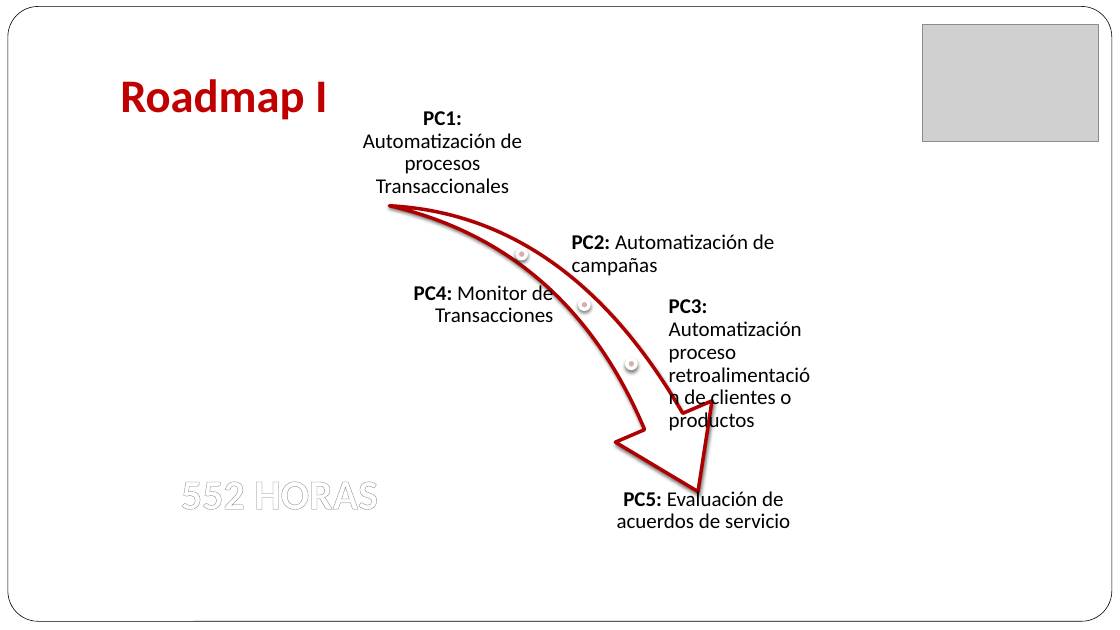
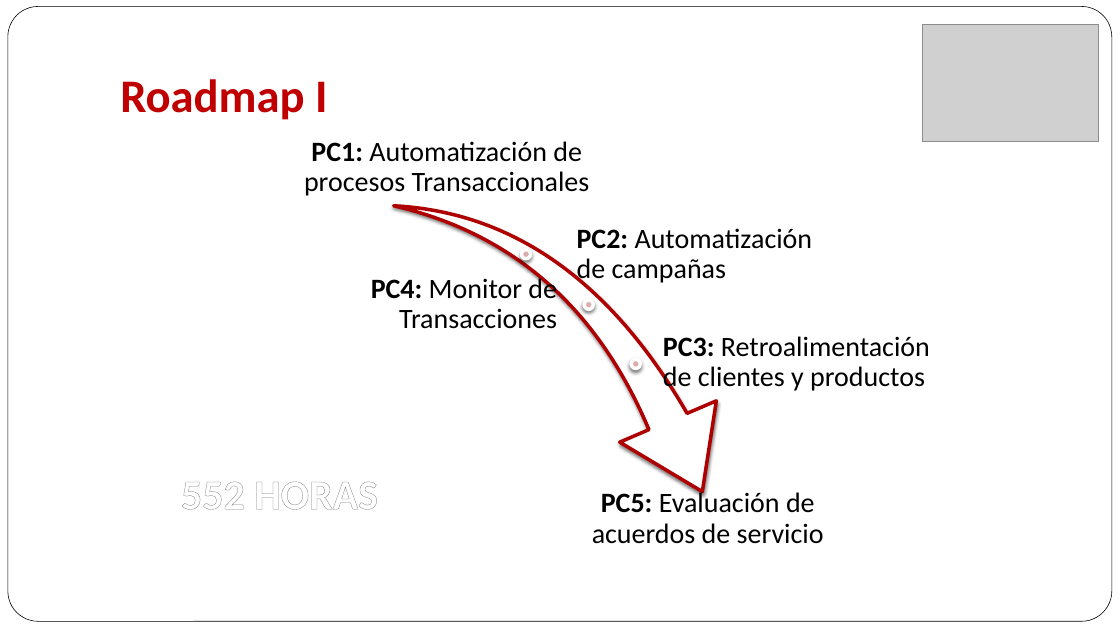
Before and after one commit to maforero/fejunesjuma, a slide deck: slide 5 of Projecto 3/Presenacion/Arquitectura Objetivo MPLA.pptx. Drawn at 1120x630 pixels with LibreOffice and Linux fonts; fonts in the diff are those of the drawing; grey boxes stand for pictures. Boxes give left, top, right and bottom in pixels: in the first picture for what was removed or moved away, otherwise in the second. Text is boxed around its words. In the diff, an @@ line names an element or a change of style, - is before the commit and + after.

```diff
--- a/Projecto 3/Presenacion/Arquitectura Objetivo MPLA.pptx
+++ b/Projecto 3/Presenacion/Arquitectura Objetivo MPLA.pptx
@@ size 18 to 24 pt; more space between paragraphs in 4 elements at box(577, 228, 813, 285), box(371, 275, 557, 329), box(592, 489, 824, 544), box(304, 141, 590, 196) @@
@@ text "PC1: Automatización de procesos Transaccionales": place and size @@
-text "PC1: Automatización de procesos Transaccionales" at box(363, 111, 522, 193)
+text "PC1: Automatización de procesos Transaccionales" at box(304, 141, 590, 196)
@@ 3 ellipses, 1 swoosh arrow: place and size @@
-3 ellipses, 1 swoosh arrow at box(390, 133, 736, 553)
+3 ellipses, 1 swoosh arrow at box(394, 133, 740, 553)
@@ text at box(663, 336, 930, 393): text changed; size 18 to 24 pt @@
-PC3: Automatización proceso retroalimentación de clientes o productos
+PC3: Retroalimentación de clientes y productos
@@ text "PC5: Evaluación de acuerdos de ...": place and size @@
-text "PC5: Evaluación de acuerdos de ..." at box(617, 488, 790, 528)
+text "PC5: Evaluación de acuerdos de ..." at box(592, 489, 824, 544)
```
Also in this commit, not shown: 12 other slides changed, 3 slides added, 5 slides removed.
